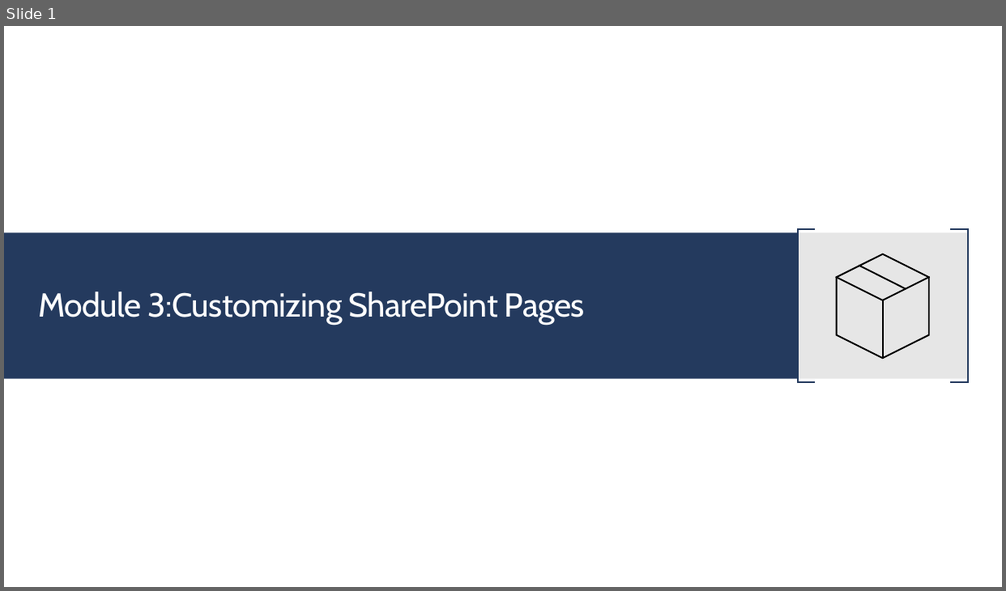
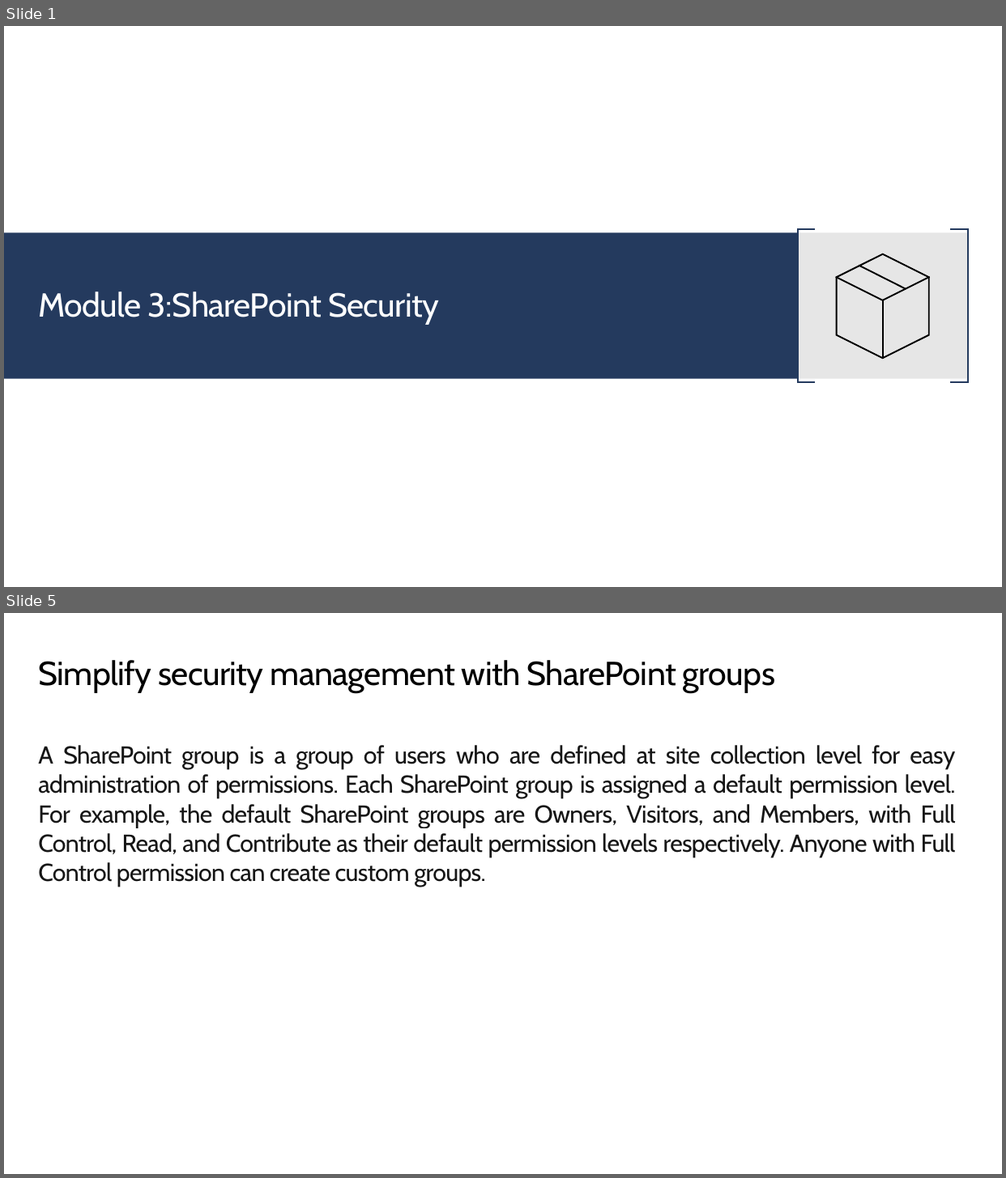
Before and after one commit to JPOWER4/SharePoint-2019-Training, a slide deck: Microsoft SharePoint 2019 Module 3.pptx. Shown one above the other, each under a label of ours: slide 1 before the commit, slides 1 and 5 after it; the slides between them are not shown. The pictures are 1006x591 and 1006x1178 pixels, drawn with LibreOffice and Linux fonts; fonts in the diff are those of the drawing. Boxes give left, top, right and bottom in pixels: in the first picture for what was removed or moved away, otherwise in the second. Text is boxed around its words. In the diff, an @@ line names an element or a change of style, - is before the commit and + after.

```diff
--- a/Microsoft SharePoint 2019 Module 3.pptx
+++ b/Microsoft SharePoint 2019 Module 3.pptx
@@ slide 5 added at (x1=4, y1=613, x2=1002, y2=1174), background #FFFFFF @@
@@ title added at (x1=38, y1=660, x2=775, y2=693), 32 pt, text #000000 @@
+Simplify security management with SharePoint groups
@@ text added at (x1=38, y1=745, x2=956, y2=888), 23.5 pt, text #161616 @@
+A SharePoint group is a group of users who are defined at site collection level for easy administration of permissions. Each SharePoint group is assigned a default permission level. For example, the default SharePoint groups are Owners, Visitors, and Members, with Full Control, Read, and Contribute as their default permission levels respectively. Anyone with Full Control permission can create custom groups.
@@ slide 1 changed as well @@
@@ title at (x1=38, y1=292, x2=439, y2=325): text changed @@
-Module 3:Customizing SharePoint Pages
+Module 3:SharePoint Security
```
Also in this commit, not shown: 5 other slides added, 3 slides removed, 16 other files.
